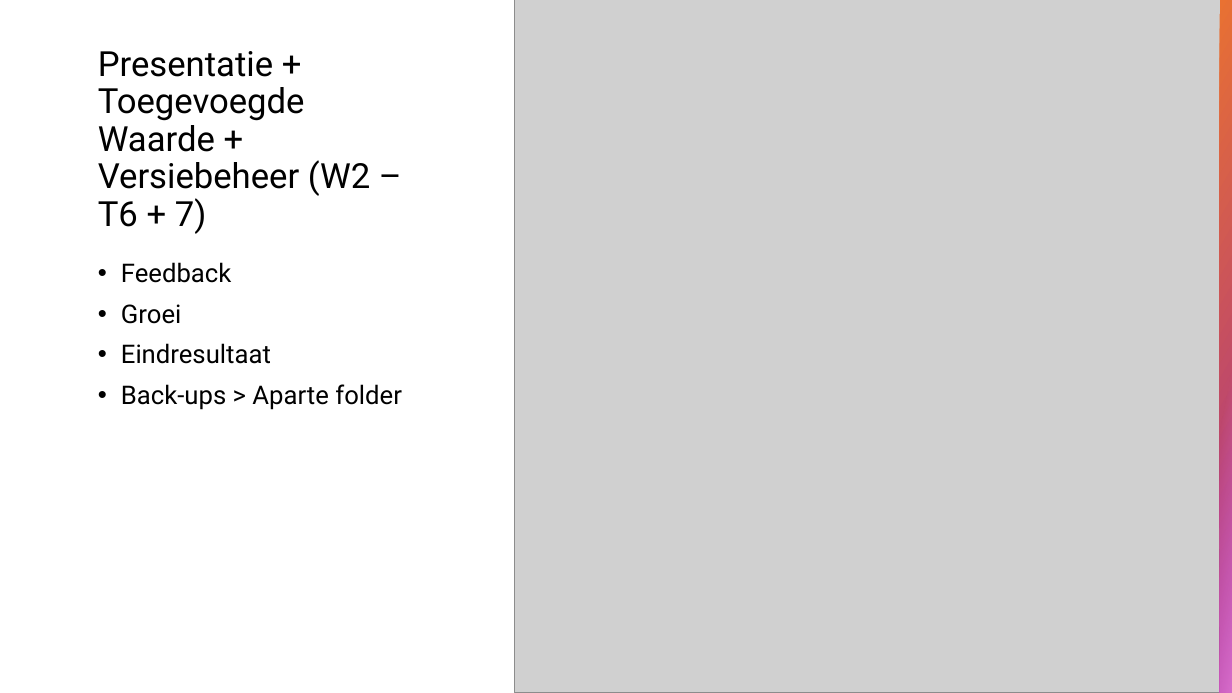
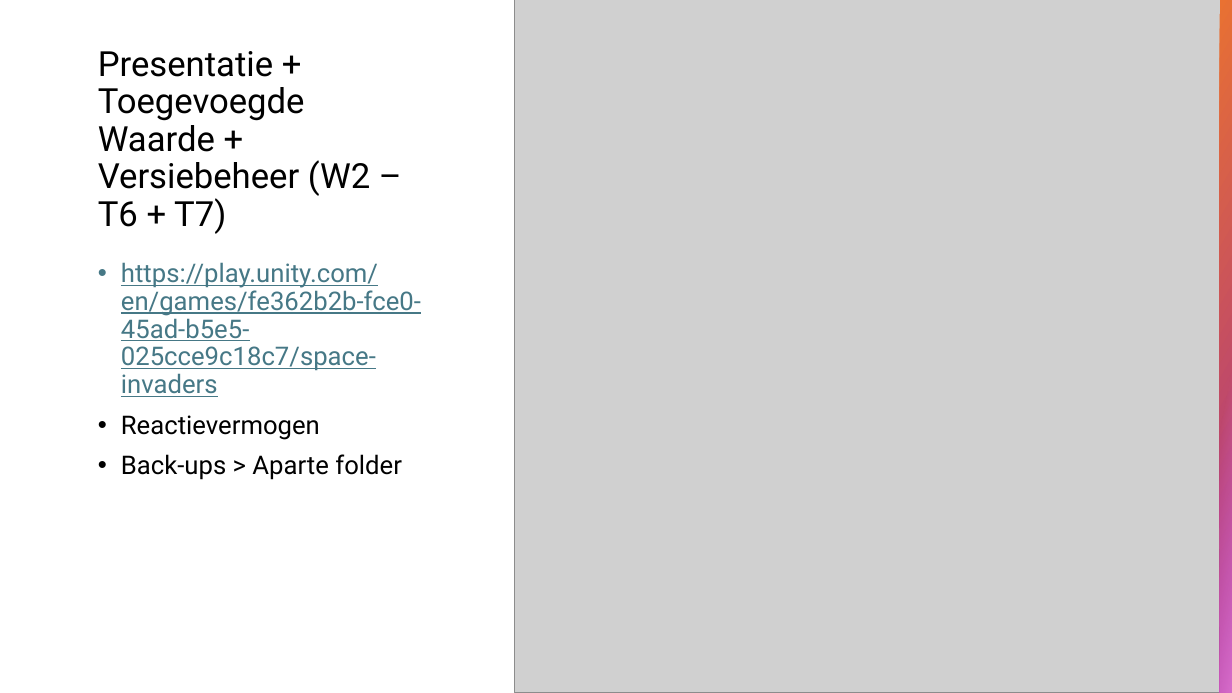
Before and after one commit to S-Amier/Personal-Project--Unity-, a slide deck: slide 8 of Documents/EindPresentatie - Space Invaders.pptx (slide 7 before the commit). Drawn at 1232x693 pixels with LibreOffice and Linux fonts; fonts in the diff are those of the drawing; grey boxes stand for pictures. Boxes give left, top, right and bottom in pixels: in the first picture for what was removed or moved away, otherwise in the second. Text is boxed around its words. In the diff, an @@ line names an element or a change of style, - is before the commit and + after.

```diff
--- a/Documents/EindPresentatie - Space Invaders.pptx
+++ b/Documents/EindPresentatie - Space Invaders.pptx
@@ title at box(98, 51, 370, 234): text changed @@
-Presentatie + Toegevoegde Waarde + Versiebeheer (W2 – T6 + 7)
+Presentatie + Toegevoegde Waarde + Versiebeheer (W2 – T6 + T7)
@@ text at box(121, 262, 421, 440): text changed; text colour #000000 to #467886 @@
-• Feedback
-• Groei
-• Eindresultaat
+• https://play.unity.com/en/games/fe362b2b-fce0-45ad-b5e5-025cce9c18c7/space-invaders
+• Reactievermogen
```
Also in this commit, not shown: 1 other slide changed, 1 slide added, 1 other file.
